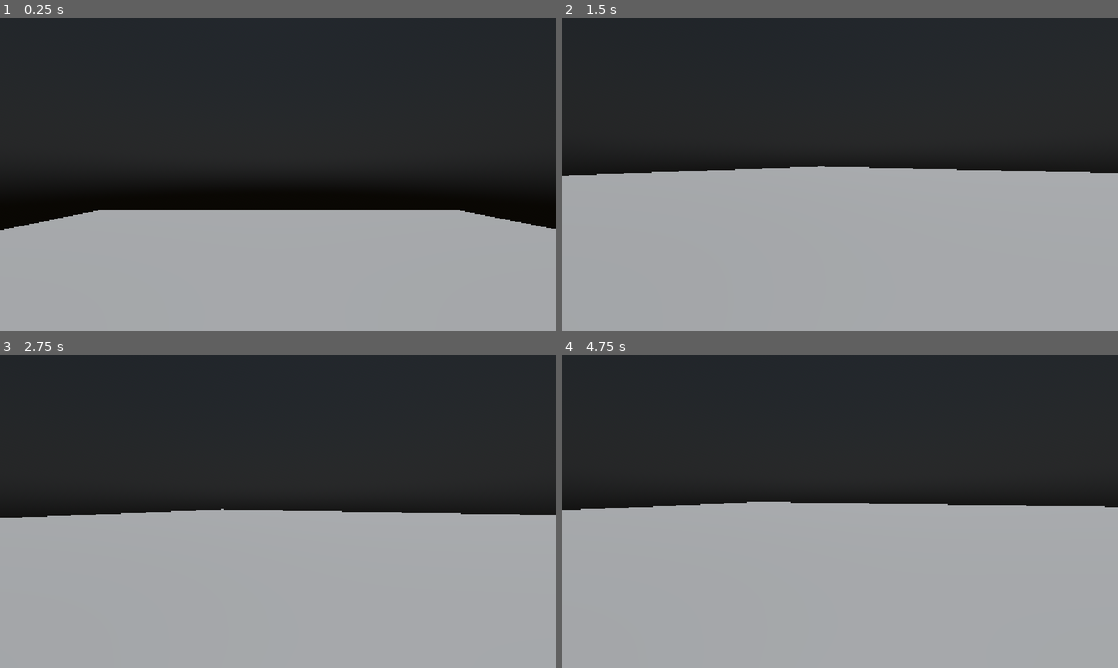
Above: before the commit, frames 1-4 (two rows, left to right).
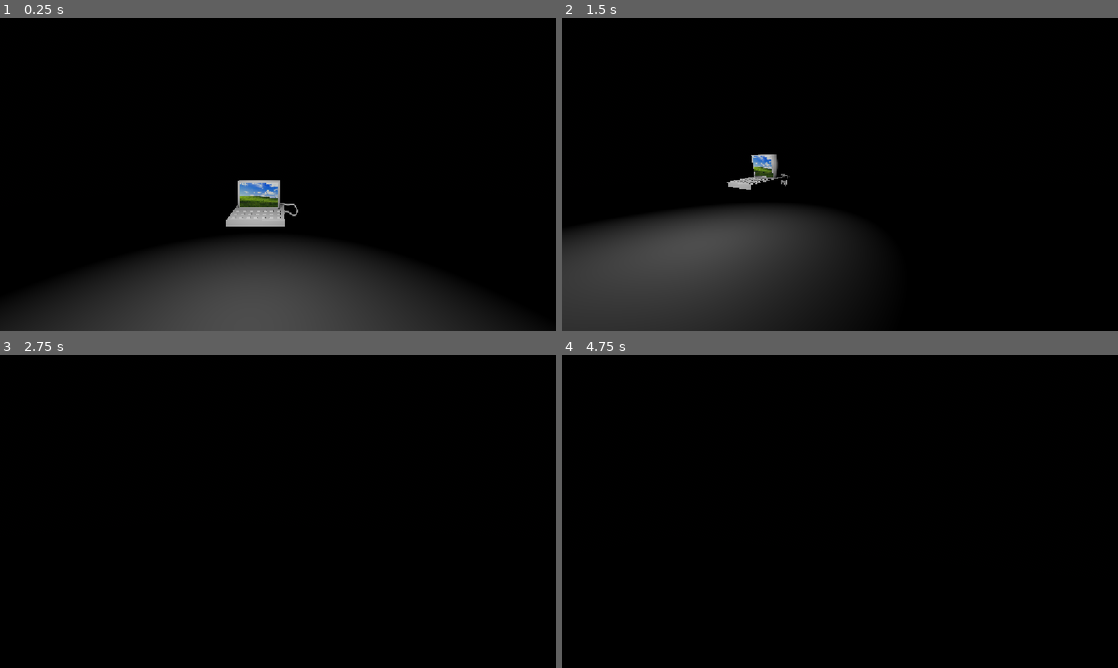
Above: after the commit, the same moments.

Repository: JoHena/Brackeys-Jam-2026
Game: Godot game, scene res://Scenes/main.tscn
Two runs of this game, one before a commit and one after it. Both use one fixed random seed, a clock stepped at 60 frames per second and the inputs below.
Inputs (mouse positions are in pixels of both pictures, inside the frame that each line leads up to):
- Up to frame 1 (0.25 s): no input
- Up to frame 2 (1.5 s): tap Enter (ui_accept) at 0.5, 0.77 s; move the mouse to (962, 158) at 0.52 s; hold D (Right, bound only after the commit) 0.53-1.28 s; click (962, 158) at 0.6 s; move the mouse to (812, 174) at 1.27 s; hold W (Up, bound only after the commit) from 1.28 s (still down); click (812, 174) at 1.35 s
- Up to frame 3 (2.75 s): keep holding W (Up, bound only after the commit); tap Enter (ui_accept) at 1.52 s; move the mouse to (289, 505) at 2.02 s; click (289, 505) at 2.1 s
- Up to frame 4 (4.75 s): tap Enter (ui_accept) at 2.75, 3.02, 3.77, 4.52 s; move the mouse to (834, 517) at 2.77 s; click (834, 517) at 2.85 s; move the mouse to (878, 514) at 3.52 s; click (878, 514) at 3.6 s; tap Escape (ui_cancel) at 4.15 s; move the mouse to (673, 464) at 4.27 s; release W (Up, bound only after the commit) at 4.28 s; hold A (Left, bound only after the commit) from 4.28 s (still down); click (673, 464) at 4.35 s

The runs differ from the first frame. In frame 1, 89% of the frame differs, in the area x 0-100%, y 0-100%; in frame 2, 98%; in frame 3, 99%; in frame 4, 99%.

Commit message:
FEAT: Test computer

Diff:
--- /dev/null
+++ b/Scenes/PcScene.tscn
@@ -0,0 +1,53 @@
+[gd_scene format=3 uid="uid://cvskn7pjdkebr"]
+
+[ext_resource type="Script" uid="uid://dey7jv8kc2jm1" path="res://Scenes/pc_scene.gd" id="1_l0ssa"]
+[ext_resource type="PackedScene" uid="uid://muyln7vloy1f" path="res://Models/computer_no_materials.glb" id="1_o0044"]
+[ext_resource type="PackedScene" uid="uid://cm7152dxi5m2v" path="res://Scenes/pc_control.tscn" id="2_xlpl4"]
+
+[sub_resource type="BoxShape3D" id="BoxShape3D_g4v7s"]
+size = Vector3(1.0838776, 0.87325287, 1.0718689)
+
+[sub_resource type="ViewportTexture" id="ViewportTexture_yf5fn"]
+viewport_path = NodePath("SubViewport")
+
+[sub_resource type="StandardMaterial3D" id="StandardMaterial3D_g4v7s"]
+resource_local_to_scene = true
+albedo_texture = SubResource("ViewportTexture_yf5fn")
+
+[sub_resource type="QuadMesh" id="QuadMesh_g4v7s"]
+size = Vector2(0.82, 0.54)
+orientation = 0
+
+[node name="Node PC" type="StaticBody3D" unique_id=1427728777]
+collision_layer = 4
+script = ExtResource("1_l0ssa")
+
+[node name="computer_no_materials" parent="." unique_id=708931301 instance=ExtResource("1_o0044")]
+transform = Transform3D(-1.3113417e-08, 0, -0.3, 0, 0.3, 0, 0.3, 0, -1.3113417e-08, 0, 0, 0)
+
+[node name="CollisionShape3D" type="CollisionShape3D" parent="." unique_id=1179305173]
+transform = Transform3D(1, 0, 0, 0, 1, 0, 0, 0, 1, -0.004386902, 0.31660128, 0.007095337)
+shape = SubResource("BoxShape3D_g4v7s")
+
+[node name="Screen" type="MeshInstance3D" parent="." unique_id=1337936004]
+transform = Transform3D(-0.99237776, -0.12323293, -8.675642e-08, -0.12323293, 0.99237776, -1.0773365e-08, 8.742278e-08, 0, -1, 0.116301835, 0.3873301, -0.0008123368)
+material_override = SubResource("StandardMaterial3D_g4v7s")
+mesh = SubResource("QuadMesh_g4v7s")
+
+[node name="SubViewport" type="SubViewport" parent="." unique_id=1636873336]
+size = Vector2i(800, 512)
+
+[node name="PCControl" parent="SubViewport" unique_id=1553052356 instance=ExtResource("2_xlpl4")]
+
+[node name="Camera3D" type="Camera3D" parent="." unique_id=358237179]
+transform = Transform3D(0.0030816307, -0.13839845, -0.9903718, 0, 0.99037653, -0.13839911, 0.99999523, 0.00042649495, 0.0030519748, -0.2858377, 0.3085269, 2.910383e-08)
+projection = 1
+size = 0.6
+far = 1.03
+
+[node name="OmniLight3D" type="OmniLight3D" parent="." unique_id=1666314499]
+transform = Transform3D(-0.0034903553, -0.99902946, 0.043908477, 0.013468821, 0.043857798, 0.99894696, -0.9999032, 0.0040780758, 0.013302669, -1.4797187, 0.9070542, 0.006651653)
+shadow_enabled = true
+shadow_normal_bias = 10.0
+shadow_opacity = 0.47
+shadow_blur = 7.436
--- a/Scenes/main.tscn
+++ b/Scenes/main.tscn
@@ -1,6 +1,7 @@
 [gd_scene format=3 uid="uid://cqow47bch5ocs"]
 
 [ext_resource type="PackedScene" uid="uid://bs72ogkvdd7d6" path="res://Addons/proto_controller/proto_controller.tscn" id="1_jjgbg"]
+[ext_resource type="PackedScene" uid="uid://cvskn7pjdkebr" path="res://Scenes/PcScene.tscn" id="2_bo1nx"]
 
 [sub_resource type="PhysicalSkyMaterial" id="PhysicalSkyMaterial_57qmd"]
 
@@ -13,17 +14,23 @@
 
 [node name="Main" type="Node3D" unique_id=1059331684]
 
+[node name="Lighting" type="Node" parent="." unique_id=1517071190]
+
+[node name="WorldEnvironment" type="WorldEnvironment" parent="Lighting" unique_id=1958231690]
+environment = SubResource("Environment_g4v7s")
+
+[node name="DirectionalLight3D" type="DirectionalLight3D" parent="Lighting" unique_id=915686872]
+transform = Transform3D(1, 0, 0, 0, -0.20548598, 0.9786601, 0, -0.9786601, -0.205486, 0, 12.13024, 0)
+visible = false
+shadow_enabled = true
+
 [node name="CSGBox3D" type="CSGBox3D" parent="." unique_id=1770082999]
-transform = Transform3D(1.6287448, 0, 0, 0, 1.6287448, 0, 0, 0, 1.6287448, 0.24635863, 0, 0.47804737)
+transform = Transform3D(1.6287448, 0, 0, 0, 1.6287448, 0, 0, 0, 1.6287448, -1.4392943, 0, 2.2390785)
 use_collision = true
-size = Vector3(47.200417, 1, 54.28794)
+size = Vector3(30.076715, 1, 23.524744)
 
 [node name="ProtoController" parent="." unique_id=1591920305 instance=ExtResource("1_jjgbg")]
-transform = Transform3D(1, 0, 0, 0, 1, 0, 0, 0, 1, 0, 7.097005, 0)
+transform = Transform3D(0.010155341, 0, -0.99994844, 0, 1, 0, 0.99994844, 0, 0.010155341, 0, 1.4305027, 0)
 
-[node name="WorldEnvironment" type="WorldEnvironment" parent="." unique_id=1958231690]
-environment = SubResource("Environment_g4v7s")
-
-[node name="DirectionalLight3D" type="DirectionalLight3D" parent="." unique_id=915686872]
-transform = Transform3D(1, 0, 0, 0, -0.20548597, 0.97866005, 0, -0.97866005, -0.20548597, 0, 12.13024, 0)
-shadow_enabled = true
+[node name="Node PC" parent="." unique_id=1969501692 instance=ExtResource("2_bo1nx")]
+transform = Transform3D(1, 0, 0, 0, 1, 0, 0, 0, 1, 4.277788, 1.9717555, -0.4559145)
--- /dev/null
+++ b/Scenes/pc_control.tscn
@@ -0,0 +1,17 @@
+[gd_scene format=3 uid="uid://cm7152dxi5m2v"]
+
+[ext_resource type="Texture2D" uid="uid://b4sgob4qwlotx" path="res://Models/Pc_BG.jpg" id="1_s37md"]
+
+[node name="PCControl" type="Control" unique_id=1553052356]
+layout_mode = 3
+anchors_preset = 0
+offset_right = 40.0
+offset_bottom = 40.0
+
+[node name="Background" type="TextureRect" parent="." unique_id=1018922831]
+custom_minimum_size = Vector2(800, 512)
+layout_mode = 0
+offset_right = 800.0
+offset_bottom = 512.0
+texture = ExtResource("1_s37md")
+expand_mode = 2
--- /dev/null
+++ b/Scenes/pc_scene.gd
@@ -0,0 +1,25 @@
+extends StaticBody3D
+class_name PCStatic
+
+@onready var player : Player = get_tree().get_first_node_in_group("Player")
+@onready var camera_3d : Camera3D = $Camera3D
+
+var is_using: bool = false
+
+# Called when the node enters the scene tree for the first time.
+func _ready() -> void:
+	pass # Replace with function body.
+
+func toogle_use():
+	is_using =!is_using
+	camera_3d.current = is_using
+
+func _input(event: InputEvent) -> void:
+	if !is_using:
+		return
+
+	if event is InputEventKey:
+		if Input.is_action_just_pressed("ui_cancel"):
+			toogle_use()
+			player.IsInteracting = false;
+			player.can_move = true;
--- a/project.godot
+++ b/project.godot
@@ -17,8 +17,45 @@
 
 [display]
 
+window/size/mode=3
 window/stretch/mode="canvas_items"
 window/stretch/aspect="expand"
+
+[global_group]
+
+Player=""
+
+[input]
+
+Up={
+"deadzone": 0.2,
+"events": [Object(InputEventKey,"resource_local_to_scene":false,"resource_name":"","device":-1,"window_id":0,"alt_pressed":false,"shift_pressed":false,"ctrl_pressed":false,"meta_pressed":false,"pressed":false,"keycode":0,"physical_keycode":87,"key_label":0,"unicode":119,"location":0,"echo":false,"script":null)
+]
+}
+Down={
+"deadzone": 0.2,
+"events": [Object(InputEventKey,"resource_local_to_scene":false,"resource_name":"","device":-1,"window_id":0,"alt_pressed":false,"shift_pressed":false,"ctrl_pressed":false,"meta_pressed":false,"pressed":false,"keycode":0,"physical_keycode":83,"key_label":0,"unicode":115,"location":0,"echo":false,"script":null)
+]
+}
+Right={
+"deadzone": 0.2,
+"events": [Object(InputEventKey,"resource_local_to_scene":false,"resource_name":"","device":-1,"window_id":0,"alt_pressed":false,"shift_pressed":false,"ctrl_pressed":false,"meta_pressed":false,"pressed":false,"keycode":0,"physical_keycode":68,"key_label":0,"unicode":100,"location":0,"echo":false,"script":null)
+]
+}
+Left={
+"deadzone": 0.2,
+"events": [Object(InputEventKey,"resource_local_to_scene":false,"resource_name":"","device":-1,"window_id":0,"alt_pressed":false,"shift_pressed":false,"ctrl_pressed":false,"meta_pressed":false,"pressed":false,"keycode":0,"physical_keycode":65,"key_label":0,"unicode":97,"location":0,"echo":false,"script":null)
+]
+}
+Interact={
+"deadzone": 0.2,
+"events": [Object(InputEventMouseButton,"resource_local_to_scene":false,"resource_name":"","device":-1,"window_id":0,"alt_pressed":false,"shift_pressed":false,"ctrl_pressed":false,"meta_pressed":false,"button_mask":0,"position":Vector2(0, 0),"global_position":Vector2(0, 0),"factor":1.0,"button_index":1,"canceled":false,"pressed":false,"double_click":false,"script":null)
+]
+}
+
+[layer_names]
+
+3d_physics/layer_3="Interactive"
 
 [physics]
 
Not shown, changed: Addons/proto_controller/proto_controller.gd
Not shown, changed: Addons/proto_controller/proto_controller.tscn
Binary file added: Models/Pc_BG.jpg
Not shown, added: Models/Pc_BG.jpg.import
Binary file added: Models/computer_no_materials.glb
Not shown, added: Models/computer_no_materials.glb.import
Not shown, added: Scenes/pc_scene.gd.uid
